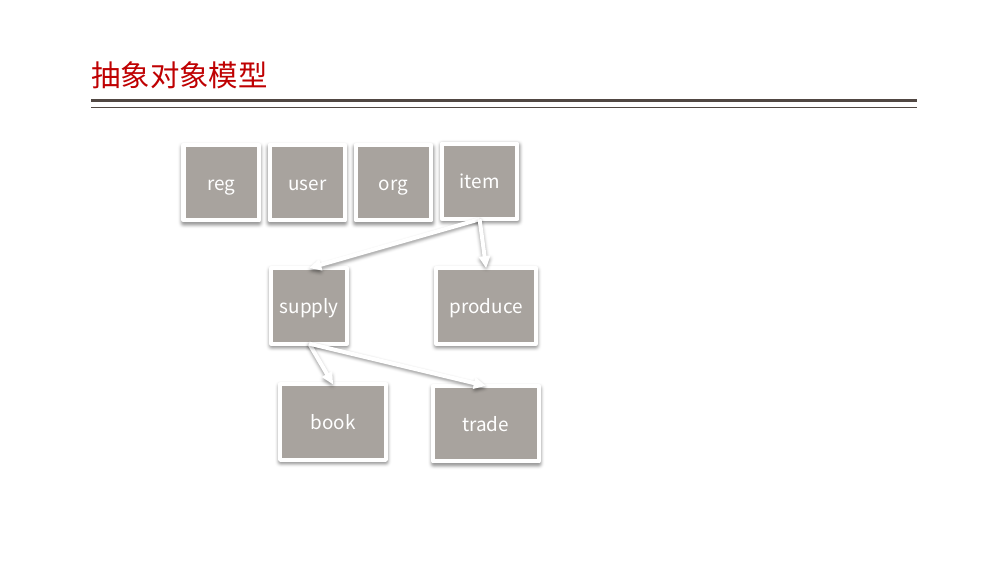
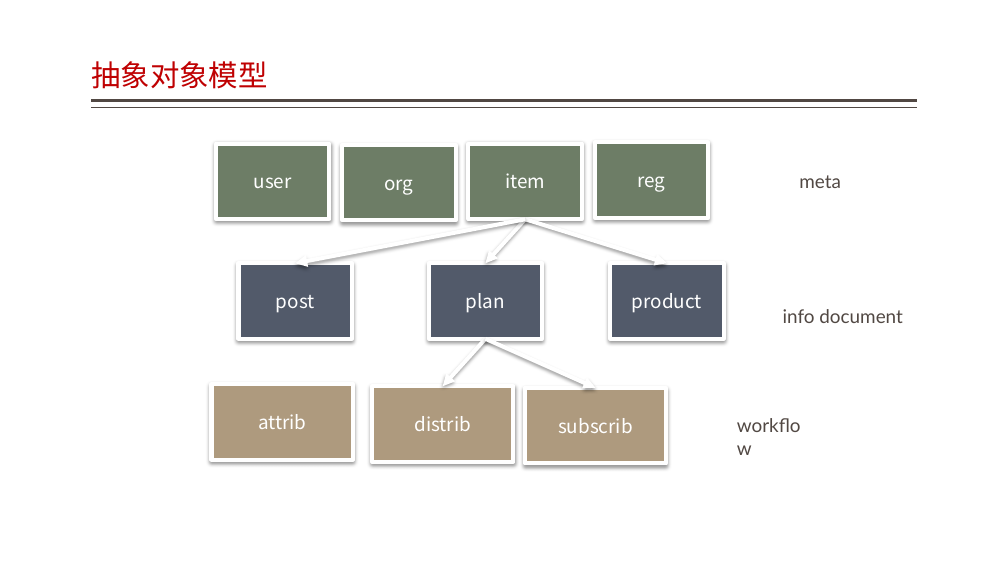
Before and after one commit to jzgi/chainsmart, a slide deck: slide 16 of Docs/振兴设计概要.pptx. Drawn at 1008x567 pixels with LibreOffice and Linux fonts; fonts in the diff are those of the drawing. Boxes give left, top, right and bottom in pixels: in the first picture for what was removed or moved away, otherwise in the second. Text is boxed around its words. In the diff, an @@ line names an element or a change of style, - is before the commit and + after.

```diff
--- a/Docs/振兴设计概要.pptx
+++ b/Docs/振兴设计概要.pptx
@@ rectangle "user": place and size @@
-rectangle "user" at [270, 145, 346, 221]
+rectangle "user" at [216, 144, 330, 219]
@@ rectangle "org": place and size @@
-rectangle "org" at [356, 145, 432, 221]
+rectangle "org" at [343, 145, 456, 221]
@@ rectangle "item": place and size @@
-rectangle "item" at [442, 144, 517, 219]
+rectangle "item" at [469, 144, 582, 219]
@@ fill #A8A39E to #6D7D66 in 4 elements at [343, 145, 456, 221], [216, 144, 330, 219], [469, 144, 582, 219], [595, 143, 709, 219] @@
@@ rectangle "reg": place and size @@
-rectangle "reg" at [184, 145, 259, 221]
+rectangle "reg" at [595, 143, 709, 219]
@@ text added at [799, 175, 841, 188], 18 pt, text #514843 @@
+meta
@@ arrow added from (526, 219) to (296, 263), #FFFFFF 3.82 pt @@
@@ arrow moved from (479, 219) - (309, 268) to (526, 219) - (485, 263) @@
@@ arrow moved from (479, 219) - (486, 268) to (526, 219) - (667, 263) @@
@@ rectangle added at [239, 263, 352, 339], fill #525A6A, outline #FFFFFF 3.82 pt, 18 pt, text #FFFFFF @@
+post
@@ rectangle "plan" at [429, 263, 542, 339]: fill #A8A39E to #525A6A @@
@@ rectangle "plan": place and size @@
-rectangle "plan" at [271, 268, 347, 344]
+rectangle "plan" at [429, 263, 542, 339]
@@ rectangle "product": place and size @@
-rectangle "product" at [436, 268, 536, 344]
+rectangle "product" at [610, 263, 724, 339]
@@ rectangle "product" at [610, 263, 724, 339]: fill #A8A39E to #525A6A @@
@@ text in rectangle at [466, 293, 505, 313]: text changed @@
-supply
+plan
@@ text in rectangle at [632, 293, 702, 313]: text changed @@
-produce
+product
@@ text added at [783, 309, 903, 323], 18 pt, text #514843 @@
+info document
@@ arrow moved from (309, 344) - (333, 384) to (485, 339) - (443, 386) @@
@@ arrow moved from (309, 344) - (486, 386) to (485, 339) - (596, 388) @@
@@ rectangle added at [212, 384, 353, 460], fill #AE9A7E, outline #FFFFFF 3.82 pt, 18 pt, text #FFFFFF @@
+attrib
@@ rectangle "distrib" at [372, 386, 513, 462]: fill #A8A39E to #AE9A7E @@
@@ rectangle "distrib": place and size @@
-rectangle "distrib" at [281, 384, 386, 460]
+rectangle "distrib" at [372, 386, 513, 462]
@@ rectangle "subscrib": place and size @@
-rectangle "subscrib" at [433, 386, 539, 461]
+rectangle "subscrib" at [525, 388, 666, 464]
@@ rectangle "subscrib" at [525, 388, 666, 464]: fill #A8A39E to #AE9A7E @@
@@ text in rectangle at [414, 416, 471, 431]: text changed @@
-book
+distrib
@@ text in rectangle at [558, 418, 633, 433]: text changed @@
-trade
+subscrib
@@ text added at [730, 411, 821, 441], 18 pt, text #514843 @@
+workflow
```
Also in this commit, not shown: 18 other files.
